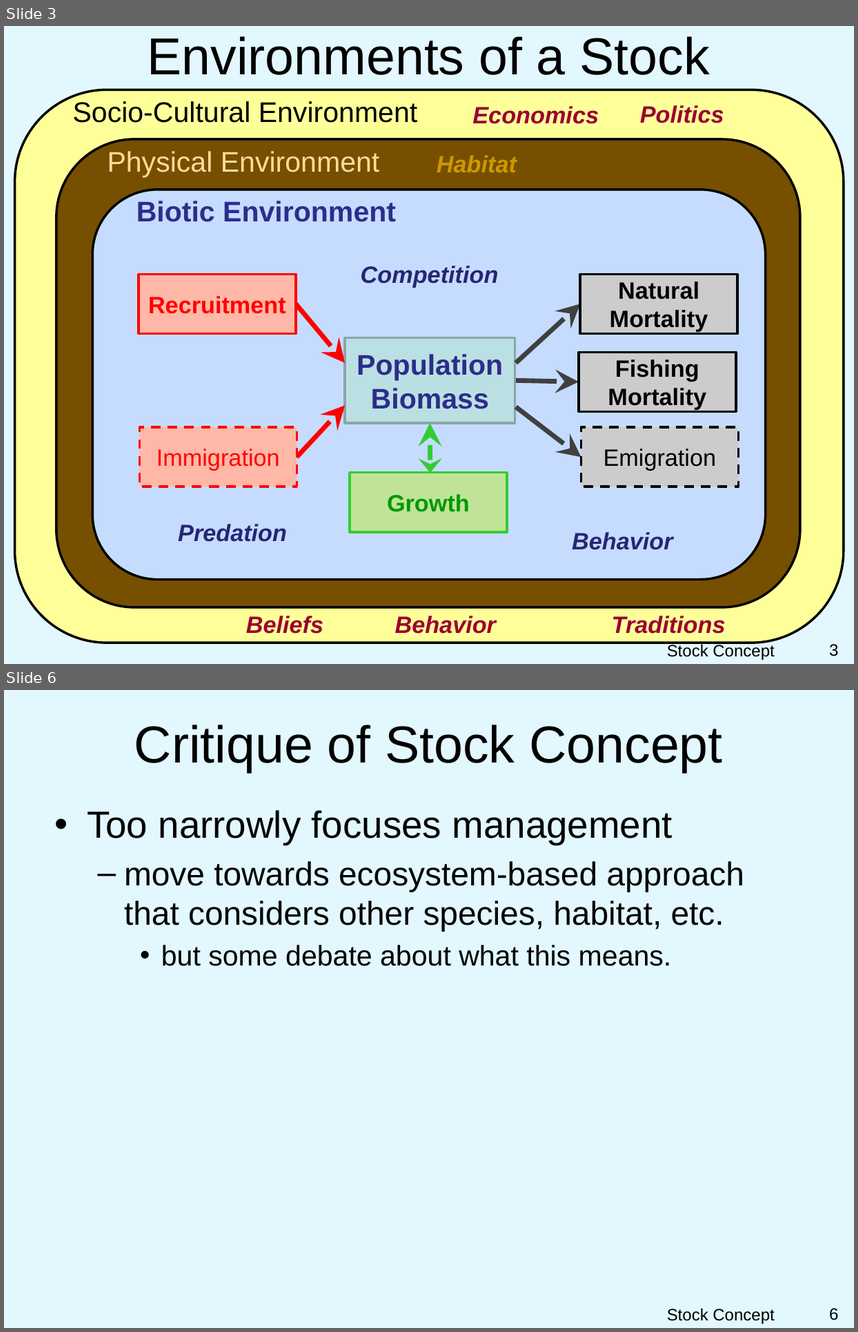
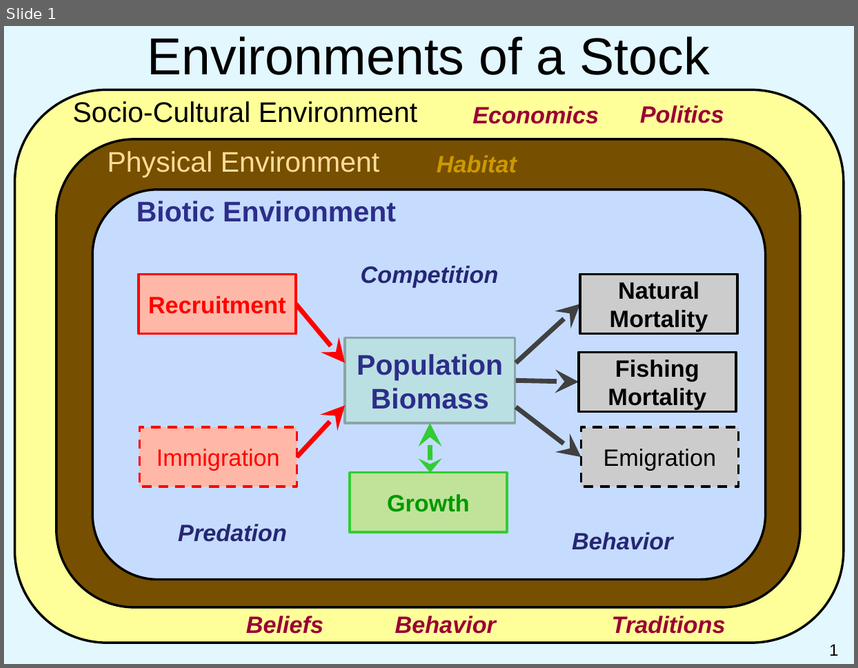
Before and after one commit to droglenc/NCNRS349, a slide deck: modules/PPT/CourseIntro.pptx. Shown one above the other, each under a label of ours: slides 3 and 6 before the commit, slide 1 after it; the slides between them are not shown. The pictures are 858x1332 and 858x668 pixels, drawn with LibreOffice and Linux fonts; fonts in the diff are those of the drawing; background and template pictures are left out. Boxes give left, top, right and bottom in pixels: in the first picture for what was removed or moved away, otherwise in the second. Text is boxed around its words. In the diff, an @@ line names an element or a change of style, - is before the commit and + after.

```diff
--- a/modules/PPT/CourseIntro.pptx
+++ b/modules/PPT/CourseIntro.pptx
@@ slide 6 removed at <box>4,690,854,1328</box>, background picture (left out) @@
@@ title removed at <box>134,724,722,772</box> @@
-Critique of Stock Concept
@@ text removed at <box>87,810,744,966</box> @@
-• Too narrowly focuses management
-  – move towards ecosystem-based approach that considers other species, habitat, etc.
-    • but some debate about what this means.
@@ text removed at <box>667,1308,774,1323</box> @@
-Stock Concept
@@ page number removed at <box>829,1308,838,1320</box> @@
-6
@@ what was slide 3 is now slide 1 @@
@@ slide 1 changed as well @@
@@ text removed at <box>667,642,774,659</box> @@
-Stock Concept
@@ page number at <box>829,644,838,655</box>: text changed @@
-3
+1
```
Also in this commit, not shown: 4 other slides removed, 1 other file.
